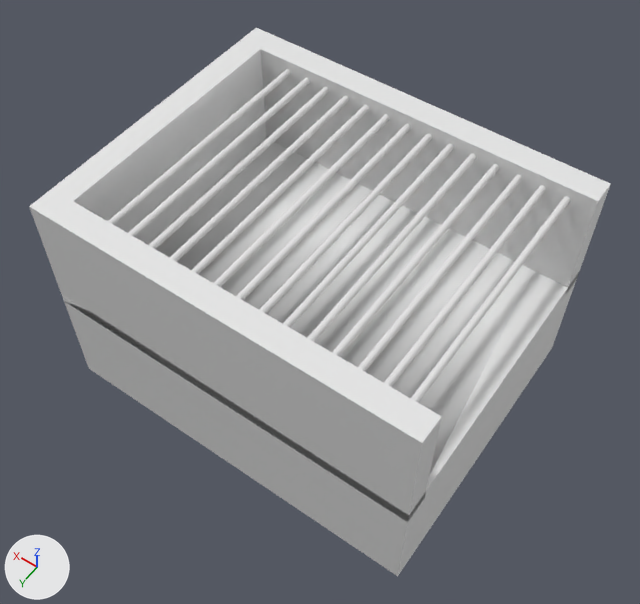
The COLLADA model conveyor_WS/src/set_speed_joint_cpp/models/conveyor/roller.dae as it was, and as the next commit left it.
One viewpoint serves both versions: a camera (50 mm lens) standing at (-1.203, 1.702, 3.041) and looking at (-0.019, 0.045, 0.438). Lighting does not change. The marker at lower left points along +X, +Y and +Z. Where no turn or scale is listed for an object, it has been applied to the vertices.
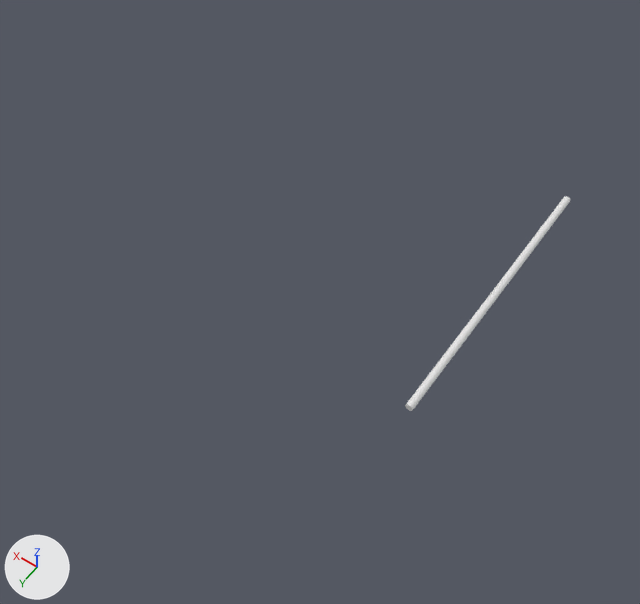
Boxes [x1, y1, x2, y2] around the edits, measured in the pictures (640 x 604 px):
'Cube.001', deleted
    before: [29, 28, 611, 576]
'Cylinder.001', deleted
    before: [384, 185, 546, 387]
'Cylinder.002', deleted
    before: [358, 175, 522, 371]
'Cylinder.003', deleted
    before: [332, 164, 499, 357]
'Cylinder.004', deleted
    before: [307, 154, 476, 342]
'Cylinder.005', deleted
    before: [283, 143, 454, 328]
'Cylinder.006', deleted
    before: [259, 134, 432, 314]
'Cylinder.007', deleted
    before: [236, 124, 411, 300]
'Cylinder.008', deleted
    before: [214, 114, 390, 287]
'Cylinder.009', deleted
    before: [192, 105, 369, 274]
'Cylinder.010', deleted
    before: [170, 96, 349, 262]
'Cylinder.011', deleted
    before: [149, 87, 329, 249]
'Cylinder.012', deleted
    before: [128, 78, 310, 237]
'Cylinder.013', deleted
    before: [108, 69, 291, 225]

The change, as a diff of the scene's bpy script:
```diff
--- a/conveyor_WS/src/set_speed_joint_cpp/models/conveyor/roller.dae.py
+++ b/conveyor_WS/src/set_speed_joint_cpp/models/conveyor/roller.dae.py
@@ ob_cylinder_013 @@
-ob_cylinder_013 = bpy.data.objects.new('Cylinder.013', me_cylinder_013)
-ob_cylinder_013.location = (0.52, 0.0, 0.9)
@@ ob_cylinder_012 @@
-ob_cylinder_012 = bpy.data.objects.new('Cylinder.012', me_cylinder_012)
-ob_cylinder_012.location = (0.43, 0.0, 0.9)
@@ ob_cylinder_011 @@
-ob_cylinder_011 = bpy.data.objects.new('Cylinder.011', me_cylinder_011)
-ob_cylinder_011.location = (0.34, 0.0, 0.9)
@@ ob_cylinder_010 @@
-ob_cylinder_010 = bpy.data.objects.new('Cylinder.010', me_cylinder_010)
-ob_cylinder_010.location = (0.25, 0.0, 0.9)
@@ ob_cylinder_009 @@
-ob_cylinder_009 = bpy.data.objects.new('Cylinder.009', me_cylinder_009)
-ob_cylinder_009.location = (0.16, 0.0, 0.9)
@@ ob_cylinder_008 @@
-ob_cylinder_008 = bpy.data.objects.new('Cylinder.008', me_cylinder_008)
-ob_cylinder_008.location = (0.07, 0.0, 0.9)
@@ ob_cylinder_007 @@
-ob_cylinder_007 = bpy.data.objects.new('Cylinder.007', me_cylinder_007)
-ob_cylinder_007.location = (-0.02, 0.0, 0.9)
@@ ob_cylinder_006 @@
-ob_cylinder_006 = bpy.data.objects.new('Cylinder.006', me_cylinder_006)
-ob_cylinder_006.location = (-0.11, 0.0, 0.9)
@@ ob_cylinder_005 @@
-ob_cylinder_005 = bpy.data.objects.new('Cylinder.005', me_cylinder_005)
-ob_cylinder_005.location = (-0.2, 0.0, 0.9)
@@ ob_cylinder_004 @@
-ob_cylinder_004 = bpy.data.objects.new('Cylinder.004', me_cylinder_004)
-ob_cylinder_004.location = (-0.29, 0.0, 0.9)
@@ ob_cylinder_003 @@
-ob_cylinder_003 = bpy.data.objects.new('Cylinder.003', me_cylinder_003)
-ob_cylinder_003.location = (-0.38, 0.0, 0.9)
@@ ob_cylinder_002 @@
-ob_cylinder_002 = bpy.data.objects.new('Cylinder.002', me_cylinder_001)
-ob_cylinder_002.location = (-0.47, 0.0, 0.9)
@@ ob_cylinder_001 @@
-ob_cylinder_001 = bpy.data.objects.new('Cylinder.001', me_cylinder)
-ob_cylinder_001.location = (-0.56, 0.0, 0.9)
@@ ob_cube_001 @@
-ob_cube_001 = bpy.data.objects.new('Cube.001', me_cube_001)
-ob_cube_001.location = (0.0, 0.0, 0.7)
```
